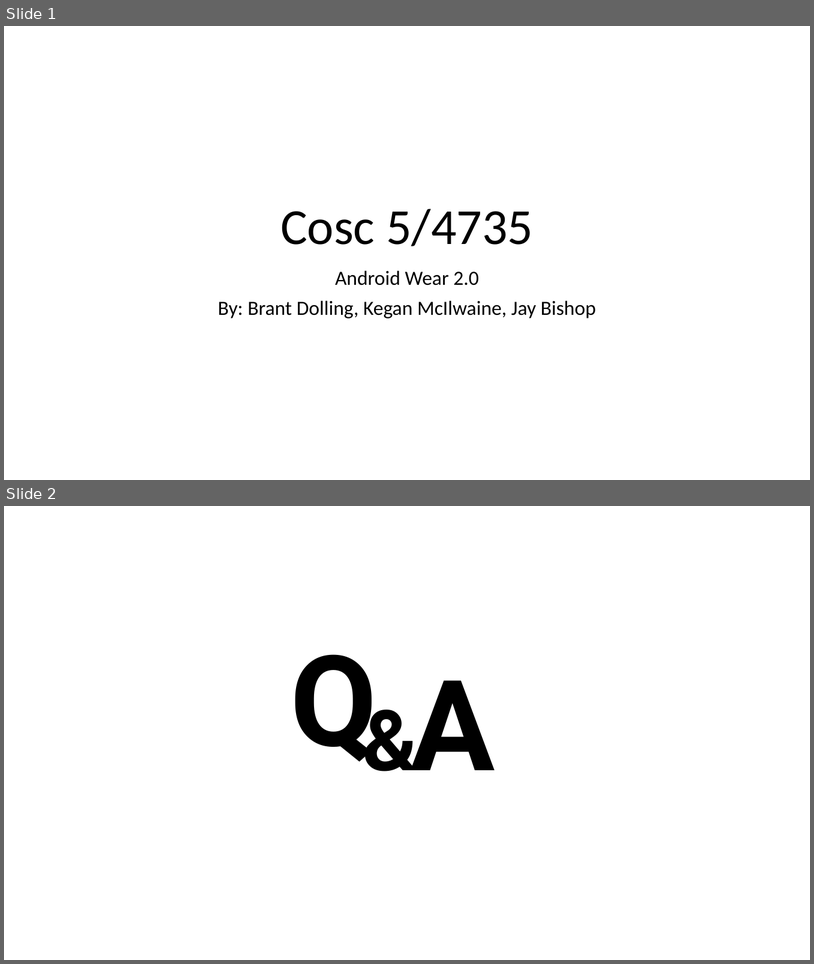
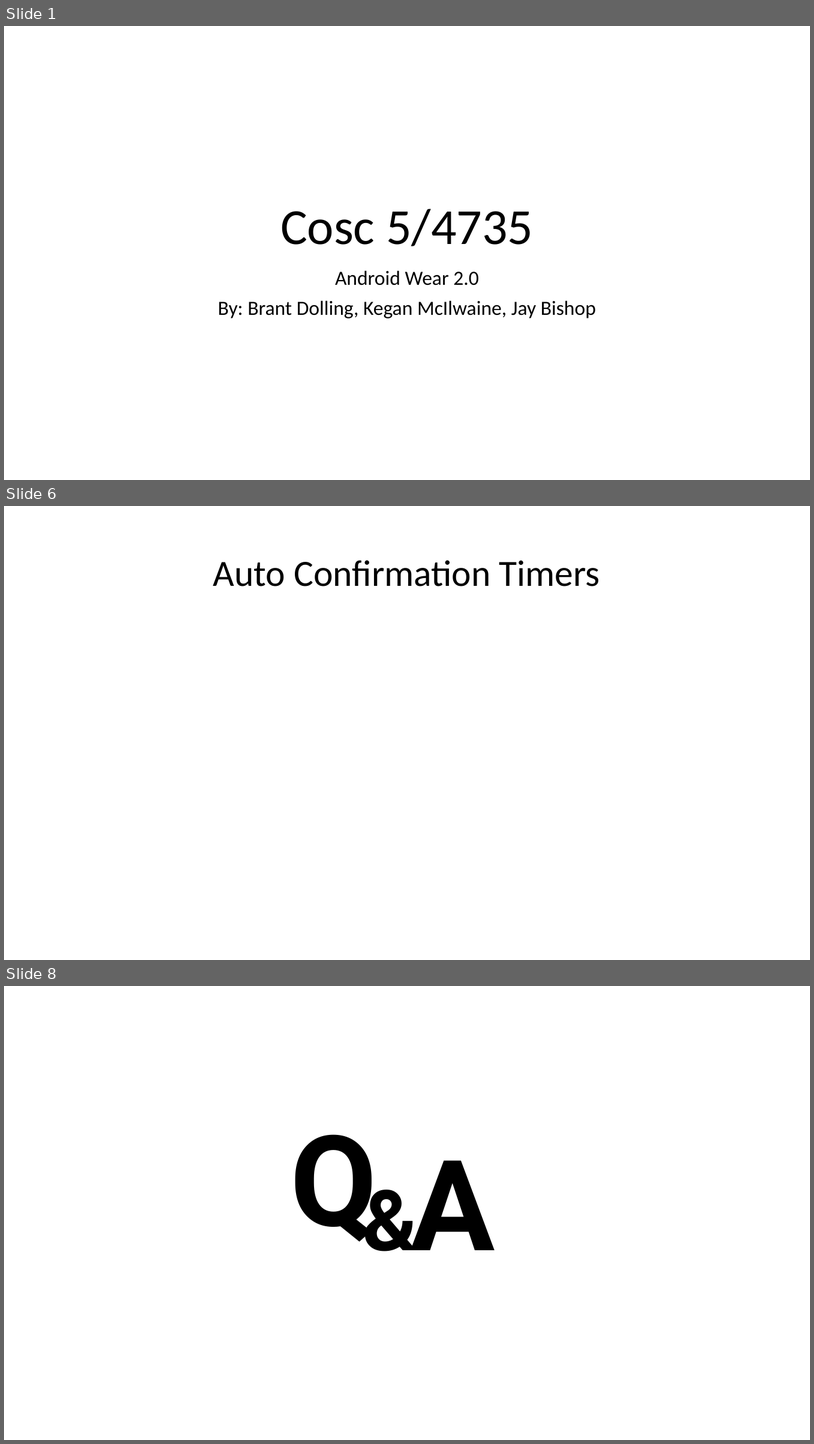
Before and after one commit to JayCBishop/COSC4735_Presentation, a slide deck: Presentation.pptx. Shown one above the other, each under a label of ours: slides 1 and 2 before the commit, slides 1, 6 and 8 after it; the slides between them are not shown. The pictures are 814x964 and 814x1444 pixels, drawn with LibreOffice and Linux fonts; fonts in the diff are those of the drawing. Boxes give left, top, right and bottom in pixels: in the first picture for what was removed or moved away, otherwise in the second. Text is boxed around its words. In the diff, an @@ line names an element or a change of style, - is before the commit and + after.

Commit message:
Added titles to the slides ill be covering.

```diff
--- a/Presentation.pptx
+++ b/Presentation.pptx
@@ slide 6 added at <box>4,506,810,960</box>, background #FFFFFF @@
@@ title added at <box>213,560,600,586</box>, 44 pt, text #000000 @@
+Auto Confirmation Timers
@@ what was slide 2 is now slide 8 @@
```
Also in this commit, not shown: 5 other slides added.
